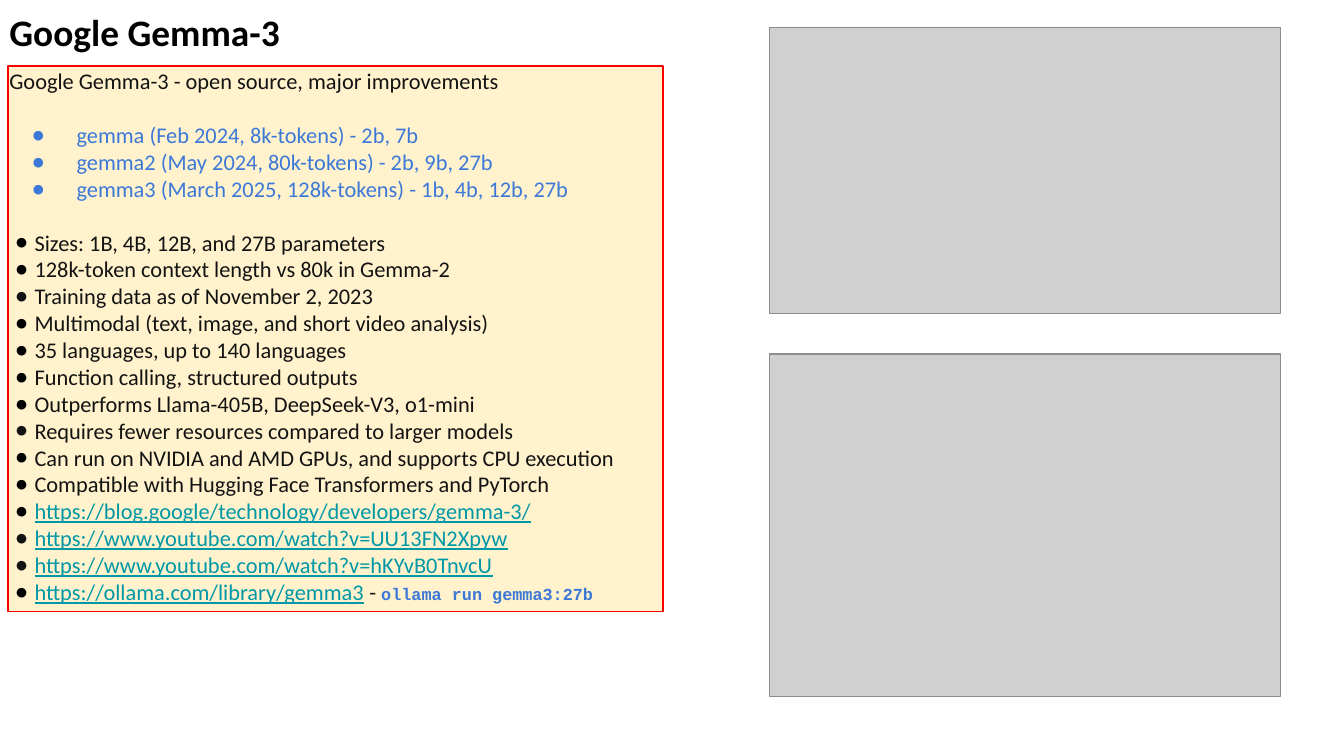
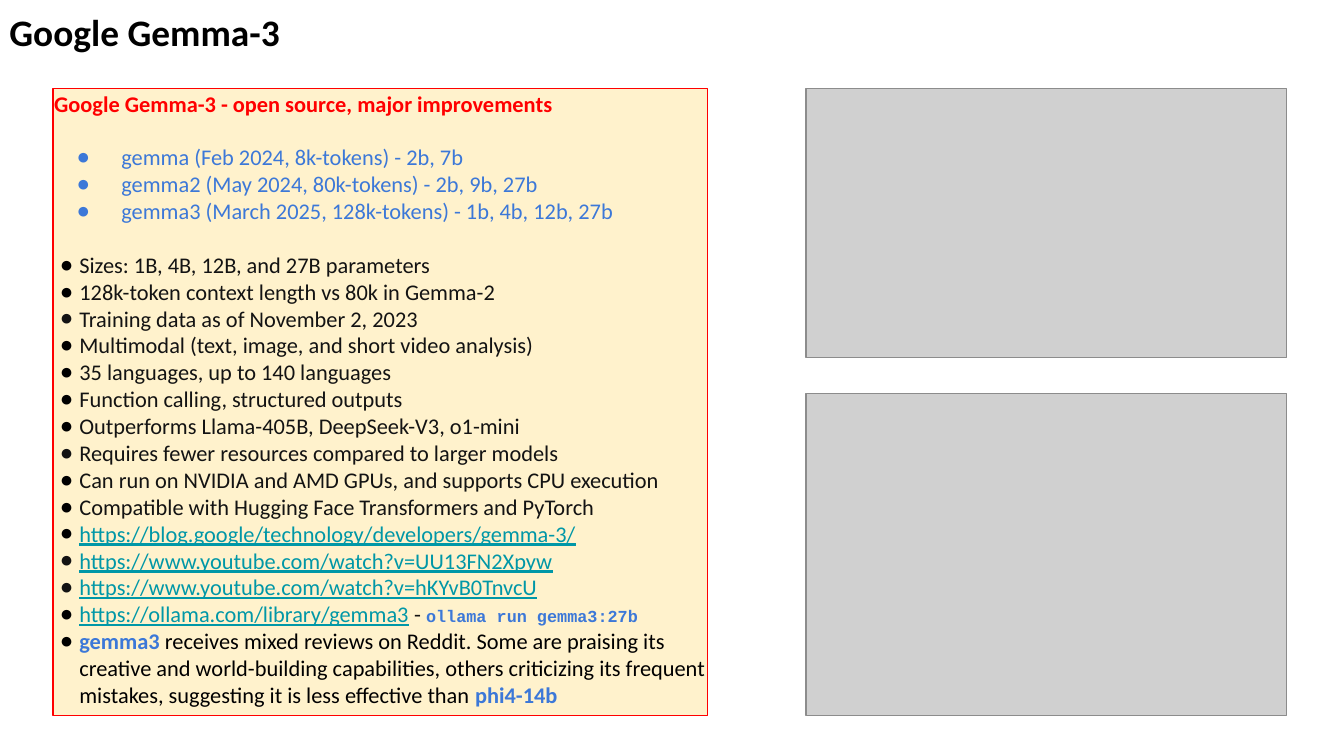
Before and after one commit to lselector/seminar, a slide deck: slide 2 of 2025/2025-03-14-AI-Updates.pptx. Drawn at 1344x756 pixels with LibreOffice and Linux fonts; fonts in the diff are those of the drawing; grey boxes stand for pictures. Boxes give left, top, right and bottom in pixels: in the first picture for what was removed or moved away, otherwise in the second. Text is boxed around its words. In the diff, an @@ line names an element or a change of style, - is before the commit and + after.

```diff
--- a/2025/2025-03-14-AI-Updates.pptx
+++ b/2025/2025-03-14-AI-Updates.pptx
@@ rectangle "Google Gemma-3 - open source, ...": place and size @@
-rectangle "Google Gemma-3 - open source, ..." at (8,66,663,612)
+rectangle "Google Gemma-3 - open source, ..." at (52,89,707,716)
@@ picture: place and size @@
-picture at (770,27,1281,313)
+picture at (806,89,1288,358)
@@ text in rectangle at (54,96,552,116): text colour #131313 to #FF0000, bold on in "Google Gemma-3 - open source, major improvements" @@
@@ picture: place and size @@
-picture at (770,353,1281,696)
+picture at (806,394,1288,716)
@@ text in rectangle at (79,633,705,707): paragraph added @@
+● gemma3 receives mixed reviews on Reddit. Some are praising its creative and world-building capabilities, others criticizing its frequent mistakes, suggesting it is less effective than phi4-14b
```
Also in this commit, not shown: 5 other slides changed, 3 slides added, 1 slide removed.
